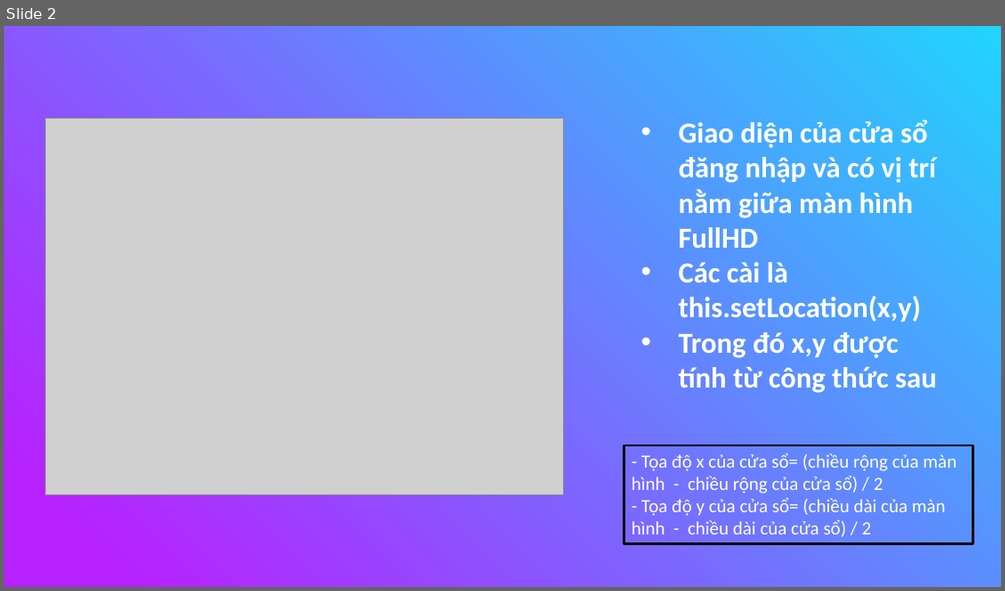
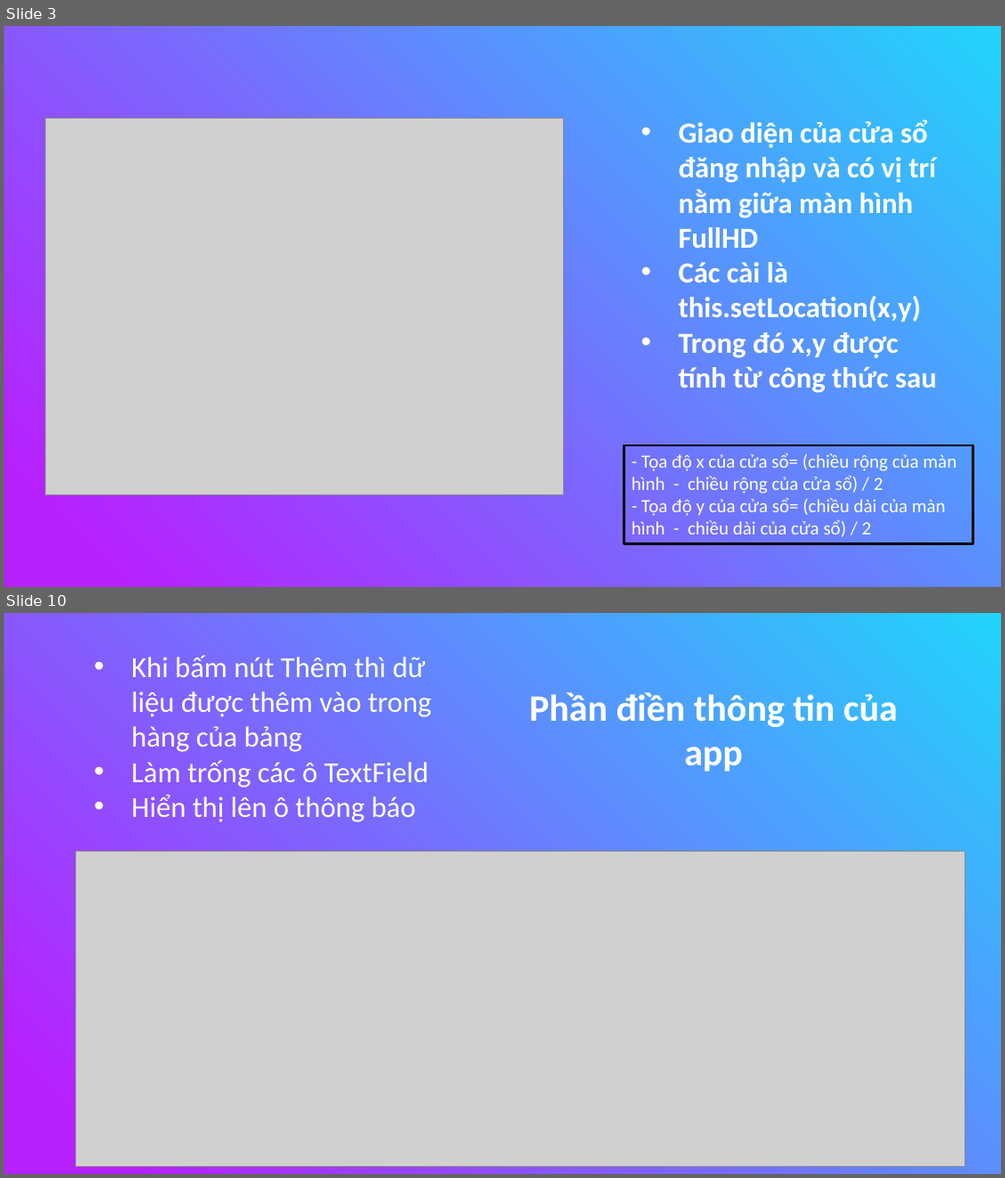
Before and after one commit to nguyenduydan/63133615_AndroidProgramming, a slide deck: KTGK_63133615/KTGK_63133615.pptx. Shown one above the other, each under a label of ours: slide 2 before the commit, slides 3 and 10 after it; the slides between them are not shown. The pictures are 1005x591 and 1005x1178 pixels, drawn with LibreOffice and Linux fonts; fonts in the diff are those of the drawing; grey boxes stand for pictures. Boxes give left, top, right and bottom in pixels: in the first picture for what was removed or moved away, otherwise in the second. Text is boxed around its words. In the diff, an @@ line names an element or a change of style, - is before the commit and + after.

```diff
--- a/KTGK_63133615/KTGK_63133615.pptx
+++ b/KTGK_63133615/KTGK_63133615.pptx
@@ slide 10 added at (4,613,1001,1174), background gradient #21D4FD to #B721FF @@
@@ text added at (131,655,431,822), 28 pt, text #FFFFFF @@
+• Khi bấm nút Thêm thì dữ liệu được thêm vào trong hàng của bảng
+• Làm trống các ô TextField
+• Hiển thị lên ô thông báo
@@ text added at (529,692,898,771), 36 pt, text #FFFFFF, bold @@
+Phần điền thông tin của app
@@ picture added at (76,852,965,1167) @@
@@ what was slide 2 is now slide 3 @@
```
Also in this commit, not shown: 10 other slides added.
